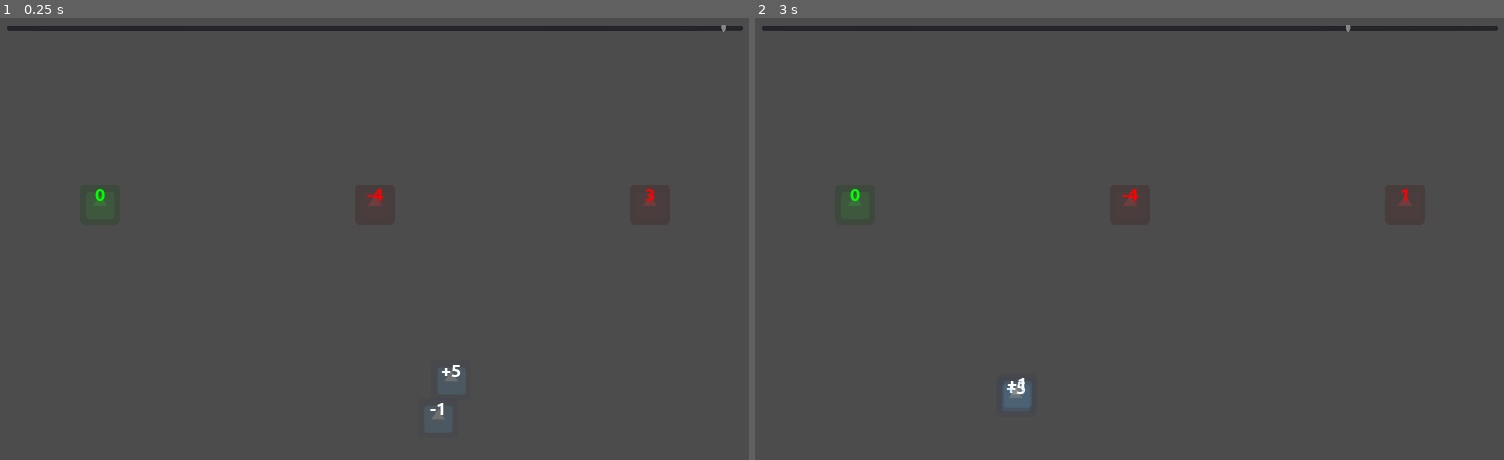
Above: before the commit, frames 1-2 (left to right).
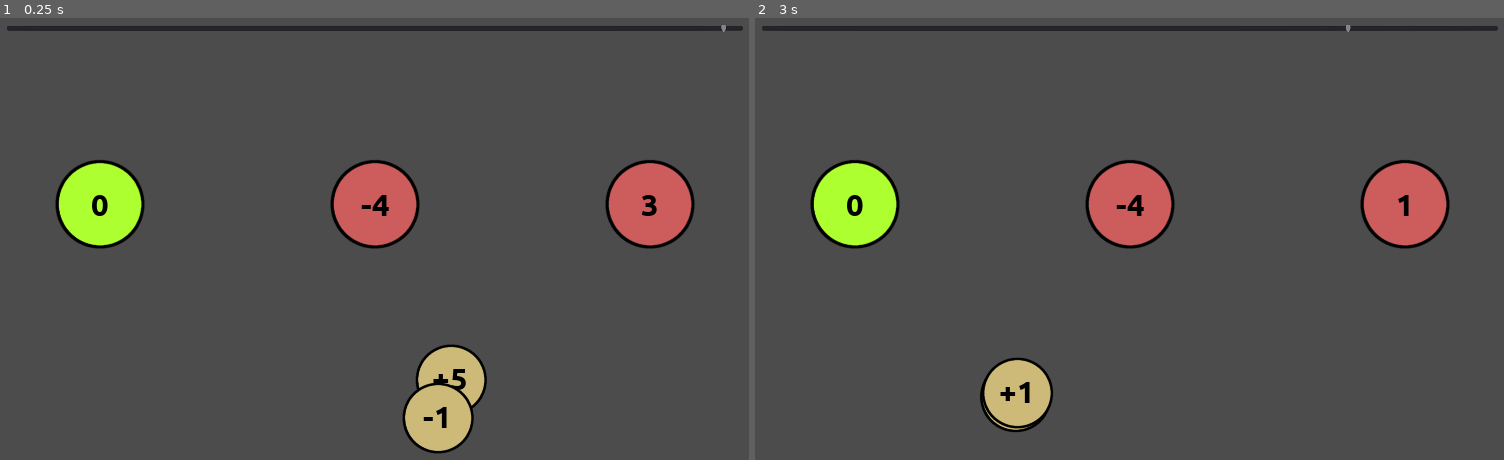
Above: after the commit, the same moments.

Repository: moisesjbc/contando-hasta-100
Game: Godot game, scene res://gameplay/main/main.tscn
Same seed, same stepped clock (60 frames per second), same inputs: the game is played once before the commit and once after it. The engine's default icon, where the game draws it, is replaced by a stand-in: a white triangle on a blue panel in a dark square.
Inputs (mouse positions are in pixels of both pictures, inside the frame that each line leads up to):
- Up to frame 1 (0.25 s): no input
- Up to frame 2 (3 s): move the mouse to (852, 203) at 0.52 s; click (852, 203) at 0.67 s; tap Enter at 1.25 s; move the mouse to (1129, 203) at 1.27 s; click (1129, 203) at 1.42 s; move the mouse to (1204, 380) at 2.02 s; click (1204, 380) at 2.17 s; move the mouse to (1406, 203) at 2.77 s; click (1406, 203) at 2.92 s

The runs differ from the first frame. In frame 1, 7.7% of the frame differs, in the area x 7-93%, y 32-99%; in frame 2, 7.0%.

Commit message:
Add ball sprites

Diff:
--- a/godot-project/gameplay/balls/numeric_ball/numeric_ball.gd
+++ b/godot-project/gameplay/balls/numeric_ball/numeric_ball.gd
@@ -9,9 +9,9 @@
 
 func _update_color():
 	if value == expected_value:
-		modulate = Color.green
+		modulate = Color.greenyellow
 	else:
-		modulate = Color.red
+		modulate = Color.indianred
 
 
 func set_value(new_value: int):
--- a/godot-project/gameplay/balls/numeric_ball/numeric_ball.tscn
+++ b/godot-project/gameplay/balls/numeric_ball/numeric_ball.tscn
@@ -1,33 +1,34 @@
 [gd_scene load_steps=6 format=2]
 
-[ext_resource path="res://icon.png" type="Texture" id=1]
+[ext_resource path="res://gameplay/balls/numeric_ball/numeric_ball.png" type="Texture" id=1]
 [ext_resource path="res://gameplay/balls/numeric_ball/numeric_ball.gd" type="Script" id=2]
 [ext_resource path="res://fonts/Ubuntu-B.ttf" type="DynamicFontData" id=3]
 
-[sub_resource type="RectangleShape2D" id=1]
-extents = Vector2( 31.5, 32 )
+[sub_resource type="CircleShape2D" id=3]
+radius = 70.5
 
 [sub_resource type="DynamicFont" id=2]
-size = 30
+size = 50
 font_data = ExtResource( 3 )
 
 [node name="numeric_ball" type="Area2D"]
 script = ExtResource( 2 )
 
 [node name="sprite" type="Sprite" parent="."]
-modulate = Color( 1, 1, 1, 0.196078 )
+scale = Vector2( 0.75, 0.75 )
 texture = ExtResource( 1 )
 
 [node name="collision_shape" type="CollisionShape2D" parent="."]
 position = Vector2( 0.5, 0 )
-shape = SubResource( 1 )
+shape = SubResource( 3 )
 
 [node name="label" type="RichTextLabel" parent="."]
-margin_left = -31.0
-margin_top = -32.0
-margin_right = 32.0
-margin_bottom = 8.0
+margin_left = -63.0
+margin_top = -29.0
+margin_right = 65.0
+margin_bottom = 33.0
 mouse_filter = 2
+custom_colors/default_color = Color( 0, 0, 0, 1 )
 custom_fonts/normal_font = SubResource( 2 )
 bbcode_enabled = true
 
--- a/godot-project/gameplay/balls/operation_ball/operation_ball.tscn
+++ b/godot-project/gameplay/balls/operation_ball/operation_ball.tscn
@@ -1,33 +1,35 @@
 [gd_scene load_steps=6 format=2]
 
-[ext_resource path="res://icon.png" type="Texture" id=1]
+[ext_resource path="res://gameplay/balls/operation_ball/operation_ball.png" type="Texture" id=1]
 [ext_resource path="res://gameplay/balls/operation_ball/operation_ball.gd" type="Script" id=2]
 [ext_resource path="res://fonts/Ubuntu-B.ttf" type="DynamicFontData" id=3]
 
-[sub_resource type="RectangleShape2D" id=1]
-extents = Vector2( 31.5, 32 )
+[sub_resource type="CircleShape2D" id=3]
+radius = 56.5796
 
 [sub_resource type="DynamicFont" id=2]
-size = 30
+size = 50
 font_data = ExtResource( 3 )
 
 [node name="operation_ball" type="Area2D"]
 script = ExtResource( 2 )
 
 [node name="sprite" type="Sprite" parent="."]
-modulate = Color( 1, 1, 1, 0.196078 )
+modulate = Color( 0.803922, 0.729412, 0.470588, 1 )
+scale = Vector2( 0.6, 0.6 )
 texture = ExtResource( 1 )
 
 [node name="collision_shape" type="CollisionShape2D" parent="."]
 position = Vector2( 0.5, 0 )
-shape = SubResource( 1 )
+shape = SubResource( 3 )
 
 [node name="label" type="RichTextLabel" parent="."]
-margin_left = -31.0
-margin_top = -32.0
-margin_right = 32.0
-margin_bottom = 8.0
+margin_left = -49.0
+margin_top = -31.0
+margin_right = 48.0
+margin_bottom = 29.0
 mouse_filter = 2
+custom_colors/default_color = Color( 0, 0, 0, 1 )
 custom_fonts/normal_font = SubResource( 2 )
 bbcode_enabled = true
 
Binary file added: godot-project/gameplay/balls/numeric_ball/numeric_ball.png
Not shown, added: godot-project/gameplay/balls/numeric_ball/numeric_ball.png.import
Binary file added: godot-project/gameplay/balls/operation_ball/operation_ball.png
Not shown, added: godot-project/gameplay/balls/operation_ball/operation_ball.png.import
Not shown, added: design/ball.xcf
